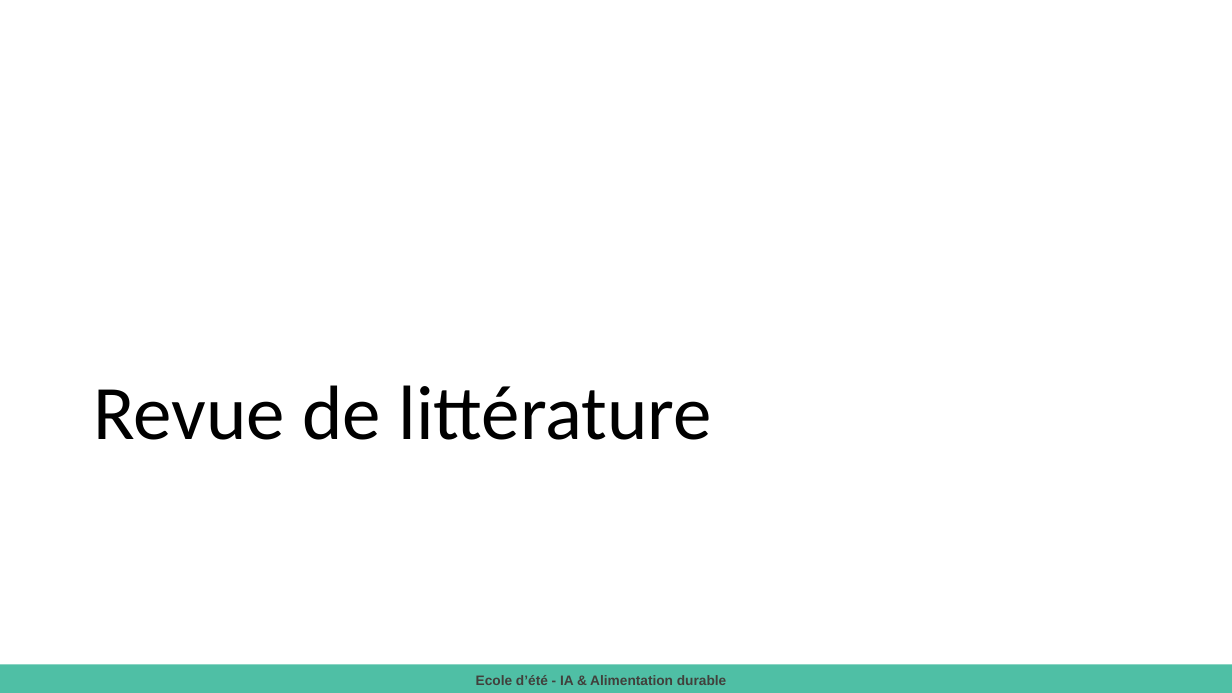
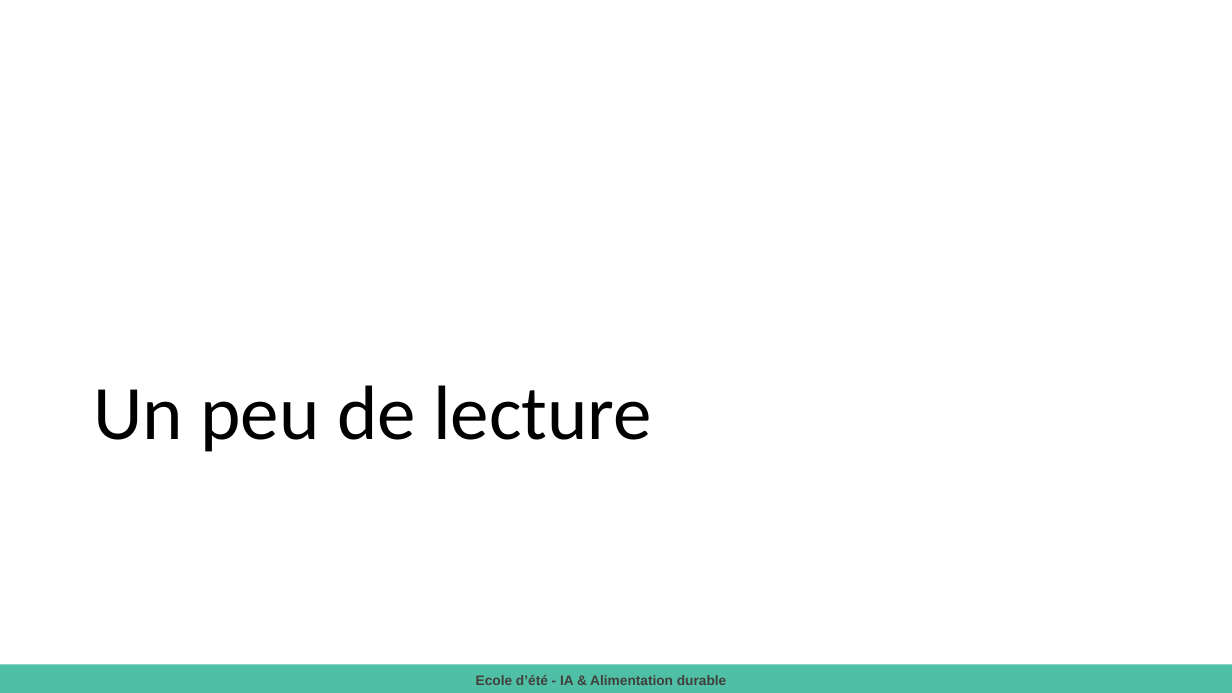
Before and after one commit to Menard980/2025-08-26-_La-_simulation_pour_pallier_le_manque_de_donnees-Ecole_ete_IA_et_Alimentation_durable, a slide deck: slide 18 of 2025 Présentation Atelier simulation.pptx. Drawn at 1232x693 pixels with LibreOffice and Linux fonts; fonts in the diff are those of the drawing. Boxes give left, top, right and bottom in pixels: in the first picture for what was removed or moved away, otherwise in the second. Text is boxed around its words. In the diff, an @@ line names an element or a change of style, - is before the commit and + after.

```diff
--- a/2025 Présentation Atelier simulation.pptx
+++ b/2025 Présentation Atelier simulation.pptx
@@ title at (93, 385, 652, 452): text changed @@
-Revue de littérature
+Un peu de lecture
```
Also in this commit, not shown: 7 other slides changed, 2 slides added, 2 slides removed.
